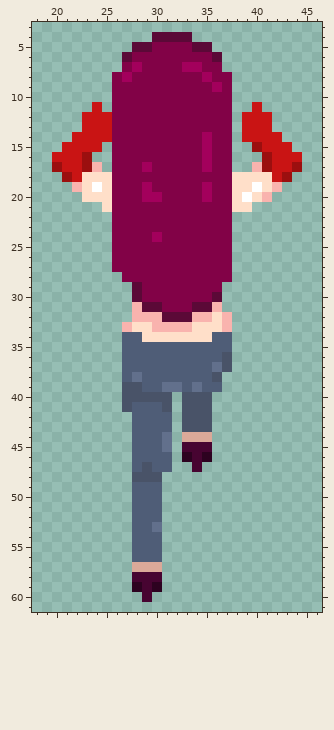
File history of a pixel-art sprite, CasaDesDiamantes/sprites/playerDualBarettasStance_spr/layers/374be6ae-366d-4984-99d4-bd67008a90dc/3e6e376f-020b-4f08-99cb-29c5e5191b87.png. The picture above is the old version.
The file is 64x62 pixels. Shown: x 18..46, y 3..61.
And afterwards:
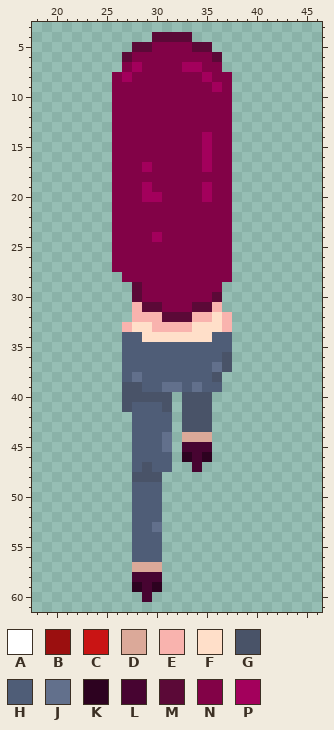
Palette (. is transparent): A #ffffff  B #9b0f0f  C #c91414  D #dba999  E #f9b3ae  F #ffdfc9  G #495368  H #4f5d77  J #62708c  K #2d0220  L #470431  M #5b0937  N #820247  P #a3005c
Edits made:
The author cleared colour A in row 19 at x 24 and 40; in row 20 at x 39.
The author cleared colour B in row 15 at x 40; in row 16 at x 23 and 41; in row 17 at x 20, 23, 41 and 44; in row 18 at x 21 and 43.
The author cleared colour C in row 11 at x 24 and 40; in rows 12 to 13 at x 23 to 25 and 39 to 41; in row 14 at x 22 to 25 and 39 to 42; in row 15 at x 21 to 24 and 41 to 43; in row 16 at x 20 to 22 and 42 to 44; in row 17 at x 21 to 22 and 42 to 43.
The author cleared colour C in row 18 at x 22 and 42.
The author cleared colour E in row 17 at x 24 and 40; in row 19 at x 22 and 42; in row 20 at x 41.
The author cleared colour F in row 18 at x 23 to 25 and 38 to 41; in row 19 at x 23, 25, 38 to 39 and 41; in row 20 at x 23 to 25, 38 and 40; in row 21 at x 25 and 38 to 39.
Where, in picture pixels (left, top, right, bottom), the same in both pictures:
erased: (52, 102, 112, 212)
erased: (232, 102, 302, 212)
